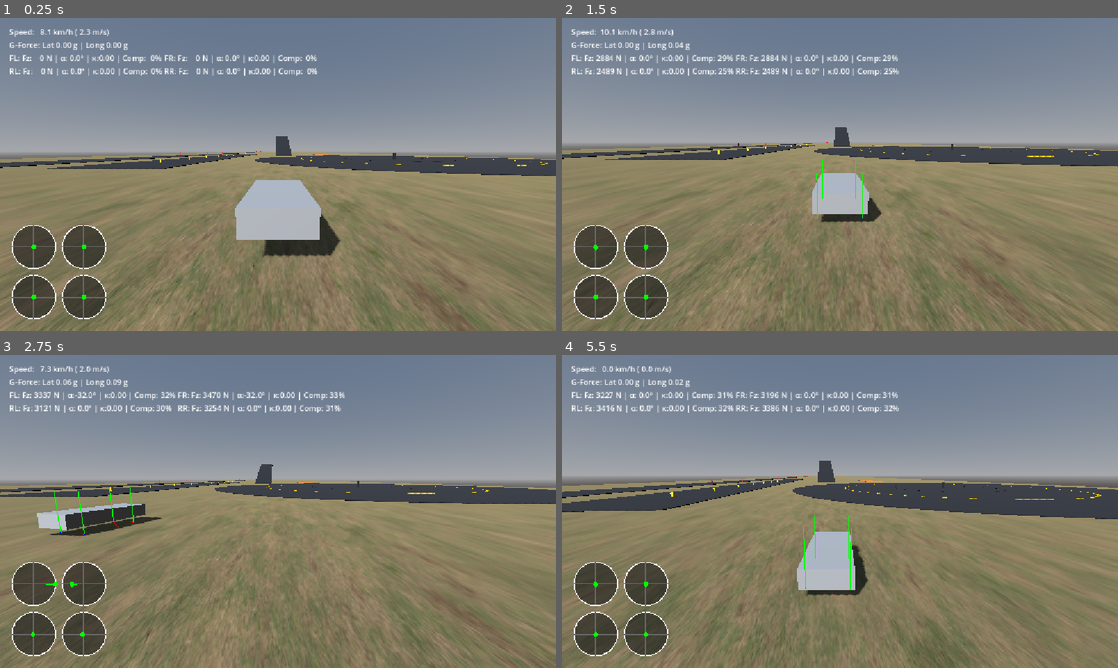
Above: before the commit, frames 1-4 (two rows, left to right).
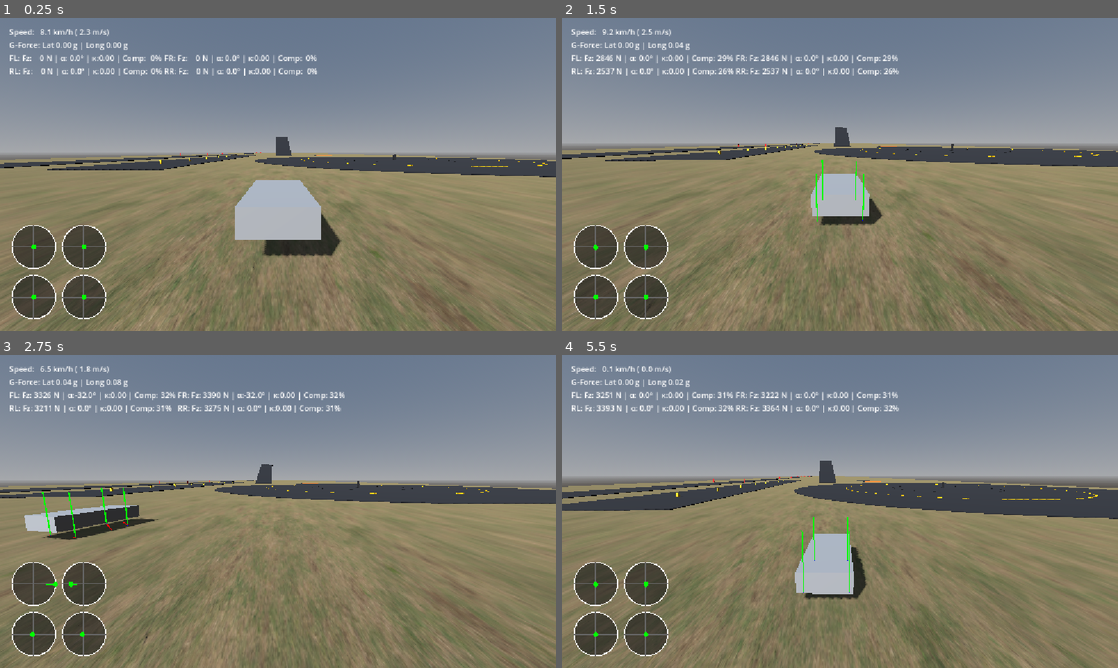
Above: after the commit, the same moments.

Repository: RealAbdurRehman/grounded
Game: Godot game, scene res://scenes/world/world.tscn
Two runs of this game, one before a commit and one after it. Both use one fixed random seed, a clock stepped at 60 frames per second and the inputs below.
Inputs (mouse positions are in pixels of both pictures, inside the frame that each line leads up to):
- Up to frame 1 (0.25 s): no input
- Up to frame 2 (1.5 s): tap Enter at 0.5 s; move the mouse to (867, 174) at 0.52 s; hold Up 0.53-1.25 s; hold V (camera_mode) 0.53-1.25 s; click (867, 174) at 0.67 s; drag from (728, 190) to (812, 237) at 1.27 s
- Up to frame 3 (2.75 s): move the mouse to (333, 442) at 2.02 s; hold D (steer_right) from 2.03 s (still down); tap Alt at 2.1 s
- Up to frame 4 (5.5 s): release D (steer_right) at 2.75 s; drag from (812, 574) to (673, 464) at 2.77 s; move the mouse to (1006, 558) at 3.52 s; hold A (steer_left) 3.53-4.25 s; hold E 3.53-4.25 s; drag from (673, 464) to (756, 433) at 4.27 s; move the mouse to (867, 511) at 5.02 s; hold S (brake) from 5.03 s (still down); hold V (camera_mode) from 5.03 s (still down); click (867, 511) at 5.17 s

The runs differ from the first frame. In frame 1, 1.5% of the frame differs, in the area x 0-100%, y 37-100%; in frame 2, 1.3%; in frame 3, 1.7%; in frame 4, 3.6%, in the area x 0-100%, y 3-100%.

Commit message:
Fix camera jitter

Diff:
--- a/project.godot
+++ b/project.godot
@@ -68,6 +68,7 @@
 
 [physics]
 
+common/physics_ticks_per_second=120
 3d/physics_engine="Jolt Physics"
 
 [rendering]
--- a/scripts/camera/camera.gd
+++ b/scripts/camera/camera.gd
@@ -62,7 +62,7 @@
 	if event.is_action_pressed("ui_cancel"):
 		Input.mouse_mode = Input.MOUSE_MODE_VISIBLE
 
-func _process(delta: float) -> void:
+func _physics_process(delta: float) -> void:
 	if current_mode == CameraMode.FLY: _process_debug_fly(delta)
 	elif current_mode == CameraMode.FOLLOW and is_instance_valid(target_vehicle): _process_follow_car(delta)
 
@@ -94,7 +94,9 @@
 	var target_transform := Transform3D().looking_at(look_target - target_position, Vector3.UP)
 	target_transform.origin = target_position
 
-	global_transform = global_transform.interpolate_with(target_transform, follow_smoothing * delta)
+	var weight = 1.0 - exp(-follow_smoothing * delta)
+	global_position = global_position.lerp(target_transform.origin, weight)
+	global_basis = global_basis.slerp(target_transform.basis, weight)
 
 	_yaw = rotation.y
 	_pitch = rotation.x
